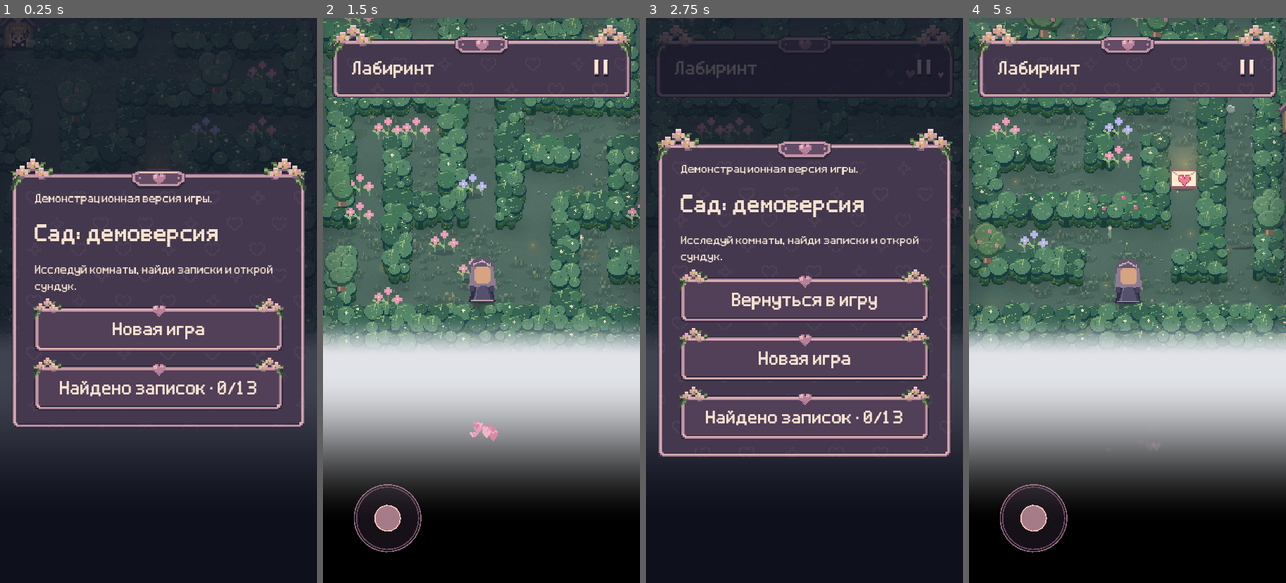
Above: before the commit, frames 1-4 (left to right).
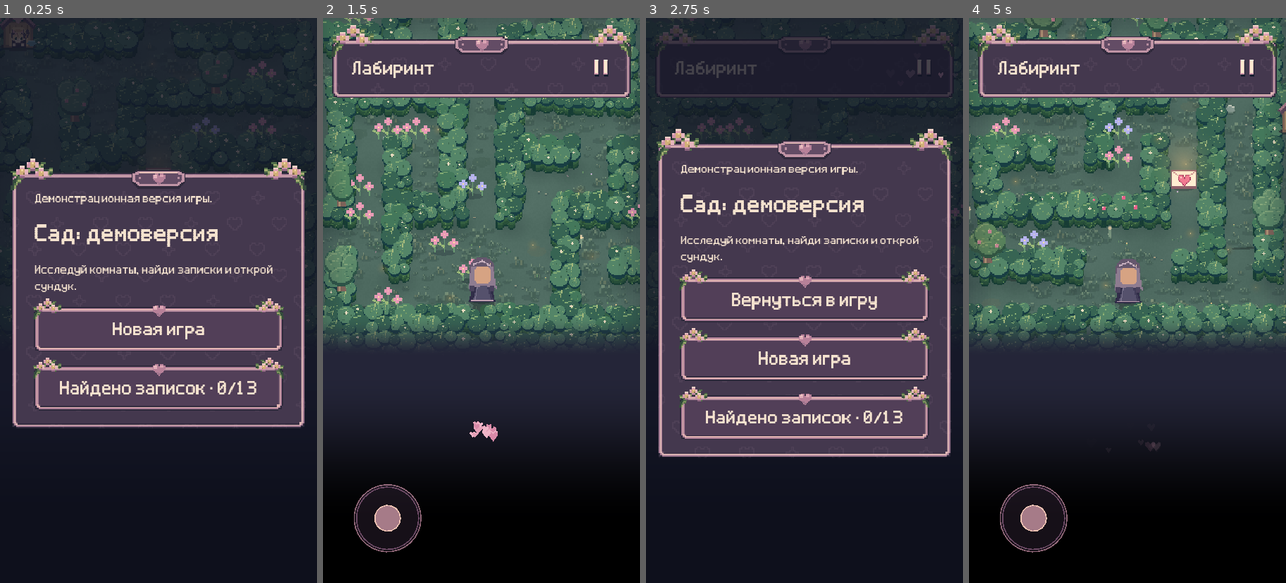
Above: after the commit, the same moments.

Repository: NQUAREx/dina-lovely
Game: Godot game, scene res://main.tscn
Same seed, same stepped clock (60 frames per second), same inputs: the game is played once before the commit and once after it. Sound files missing from this copy of the repository are replaced by a short silence.
Inputs (mouse positions are in pixels of both pictures, inside the frame that each line leads up to):
- Up to frame 1 (0.25 s): no input
- Up to frame 2 (1.5 s): click "Новая игра" at 0.5 s; click "Пойдём" at 1.25 s
- Up to frame 3 (2.75 s): click (924, 68) at 2 s
- Up to frame 4 (5 s): click "Новая игра" at 2.75 s; click "Начать новую историю" at 3.5 s; click "Пойдём" at 4.25 s

The runs differ from the first frame. In frame 1, 3.5% of the frame differs, in the area x 0-100%, y 56-75%; in frame 2, 29%; in frame 3, 1.4%; in frame 4, 30%, in the area x 0-100%, y 54-84%.

Commit message:
Match boundary fog to game background color

Diff:
--- a/shaders/boundary_depth.gdshader
+++ b/shaders/boundary_depth.gdshader
@@ -21,6 +21,6 @@
  // at a floor edge: alpha and its derivative both start at zero there.
  float fog=smoothstep(0.,1.,fade_distance);
  // Slate at the near edge fades smoothly into black in the distance.
- vec3 dusk=mix(vec3(.88,.89,.91),vec3(0.),smoothstep(96.,360.,distance));
+ vec3 dusk=mix(vec3(.141176,.145098,.219608),vec3(0.),smoothstep(96.,360.,distance));
  COLOR=vec4(dusk,fog);
 }
Not shown, added: docs/game.1f7c0de4645b.pck
Not shown, removed: docs/game.e078c4448f7f.pck
Not shown, changed: docs/index.pck
